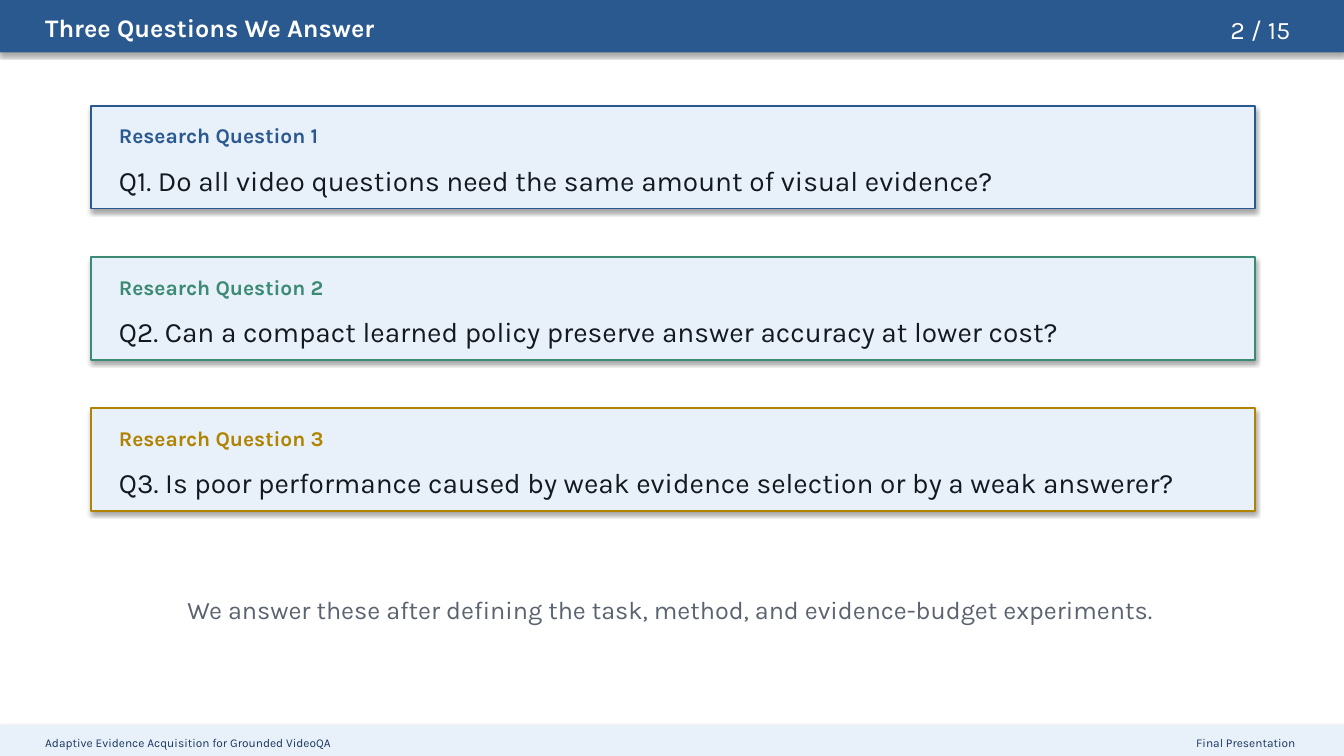
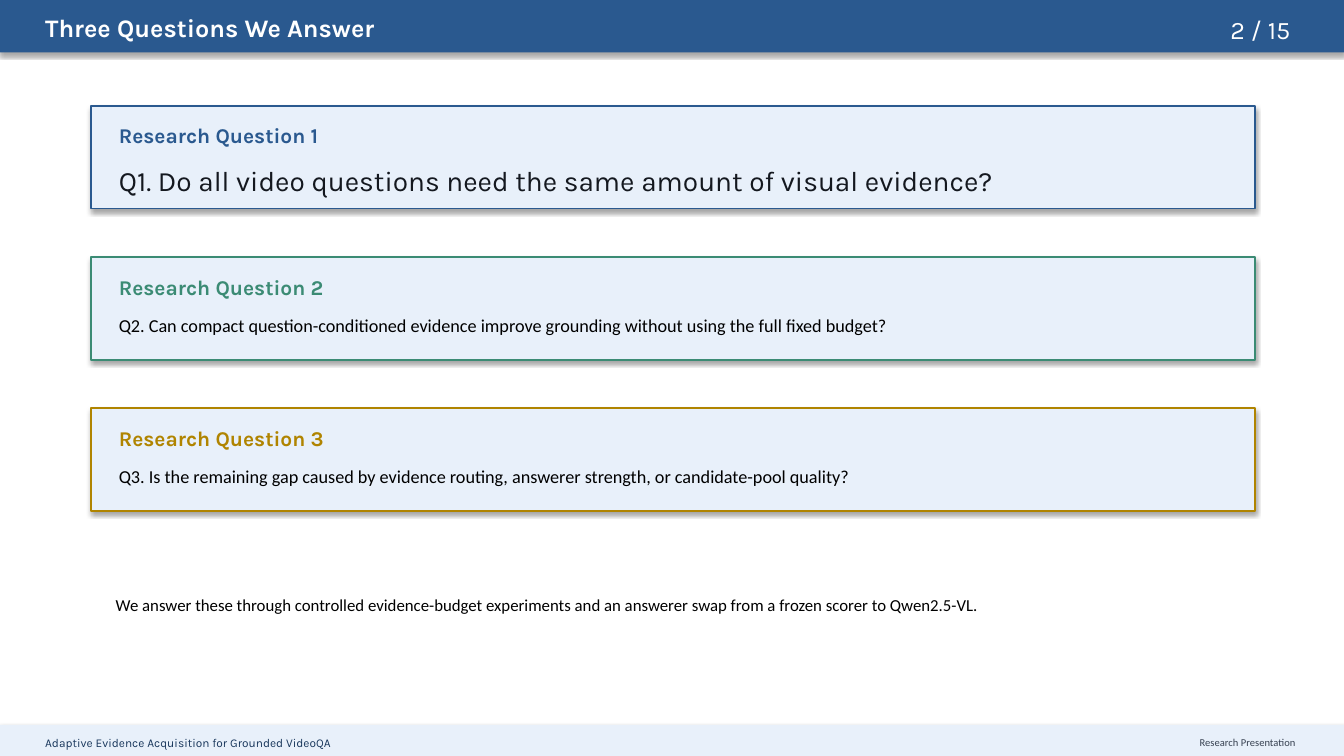
Before and after one commit to riteshthawkar/adaptive-evidence-grounded-videoqa, a slide deck: slide 2 of docs/presentation/adaptive_evidence_acquisition_grounded_videoqa_presentation.pptx. Drawn at 1344x756 pixels with LibreOffice and Linux fonts; fonts in the diff are those of the drawing. Boxes give left, top, right and bottom in pixels: in the first picture for what was removed or moved away, otherwise in the second. Text is boxed around its words. In the diff, an @@ line names an element or a change of style, - is before the commit and + after.

```diff
--- a/docs/presentation/adaptive_evidence_acquisition_grounded_videoqa_presentation.pptx
+++ b/docs/presentation/adaptive_evidence_acquisition_grounded_videoqa_presentation.pptx
@@ text at [119,319,886,335]: text changed; size 20 to 13 pt; font Karla to Calibri; text colour #14181F to #000000 @@
-Q2. Can a compact learned policy preserve answer accuracy at lower cost?
+Q2. Can compact question-conditioned evidence improve grounding without using the full fixed budget?
@@ text at [119,470,849,486]: text changed; size 20 to 13 pt; font Karla to Calibri; text colour #14181F to #000000 @@
-Q3. Is poor performance caused by weak evidence selection or by a weak answerer?
+Q3. Is the remaining gap caused by evidence routing, answerer strength, or candidate-pool quality?
@@ text at [116,599,977,614]: text changed; size 18 to 12 pt; font Karla to Calibri; text colour #5B6370 to #000000 @@
-We answer these after defining the task, method, and evidence-budget experiments.
+We answer these through controlled evidence-budget experiments and an answerer swap from a frozen scorer to Qwen2.5-VL.
@@ text at [1200,739,1296,746]: text changed; size 8.5 to 7.5 pt; font Karla to Calibri; text colour #19375C to #374151 @@
-Final Presentation
+Research Presentation
```
Also in this commit, not shown: 13 other slides changed.
